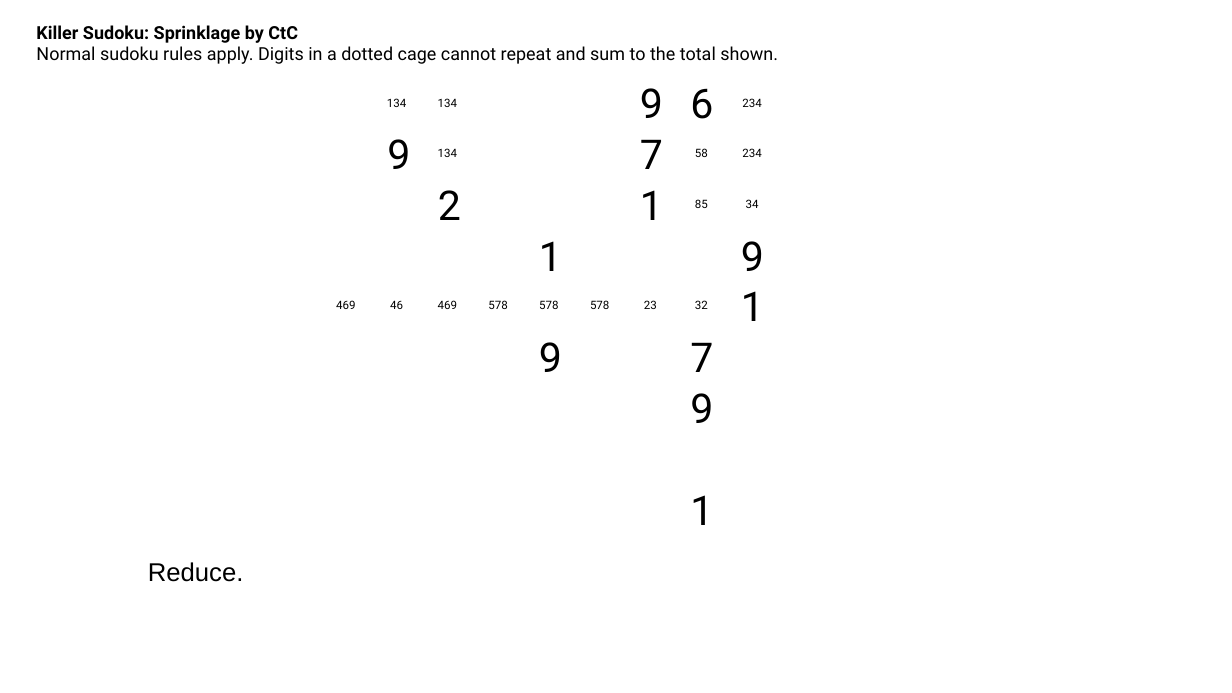
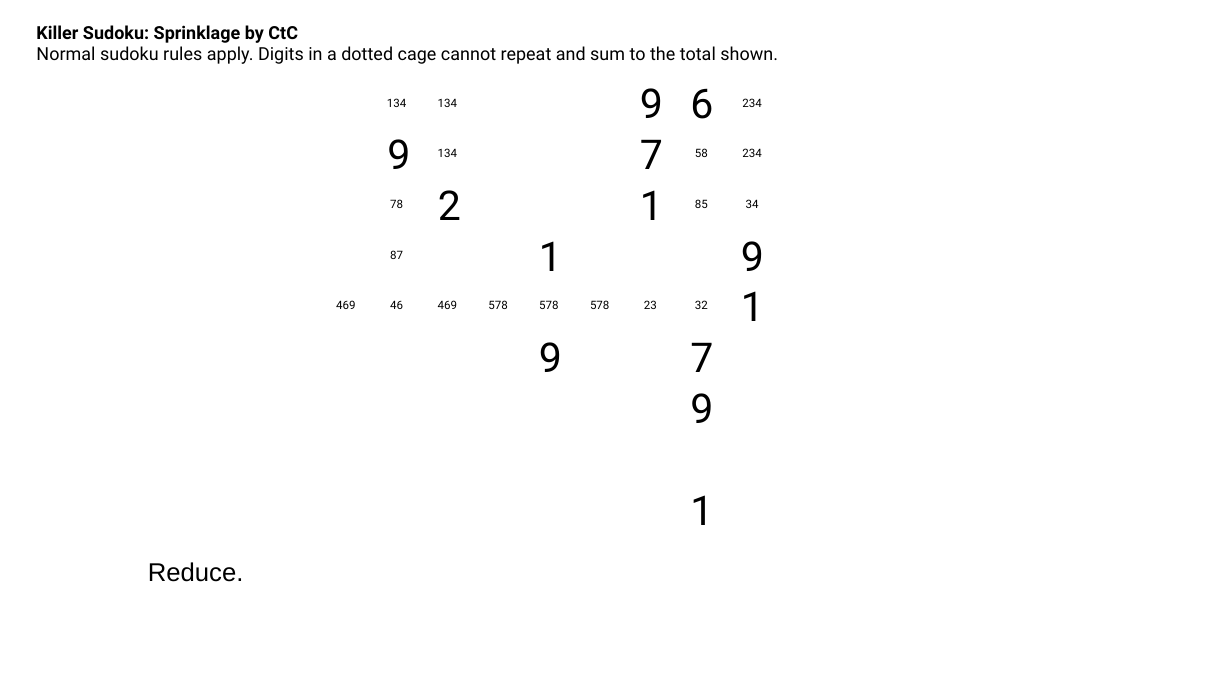
Before and after one commit to jhardis/WSJ_Number_Puzzles, a slide deck: slide 14 of 20261024_1.pptx (slide 13 before the commit). Drawn at 1232x693 pixels with LibreOffice and Linux fonts; fonts in the diff are those of the drawing; background and template pictures are left out. Boxes give left, top, right and bottom in pixels: in the first picture for what was removed or moved away, otherwise in the second. Text is boxed around its words. In the diff, an @@ line names an element or a change of style, - is before the commit and + after.

```diff
--- a/20261024_1.pptx
+++ b/20261024_1.pptx
@@ text added at box(390, 199, 403, 208), 9 pt, text #000000 @@
+78
@@ text added at box(390, 250, 403, 259), 9 pt, text #000000 @@
+87
```
Also in this commit, not shown: 2 other slides changed.
